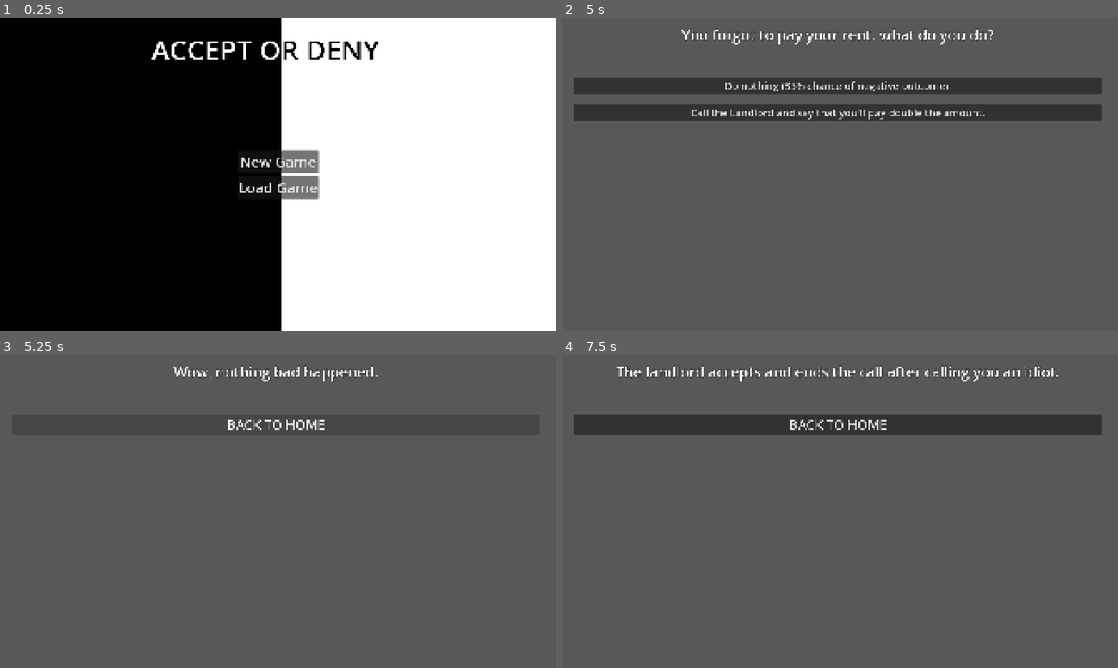
Above: before the commit, frames 1-4 (two rows, left to right).
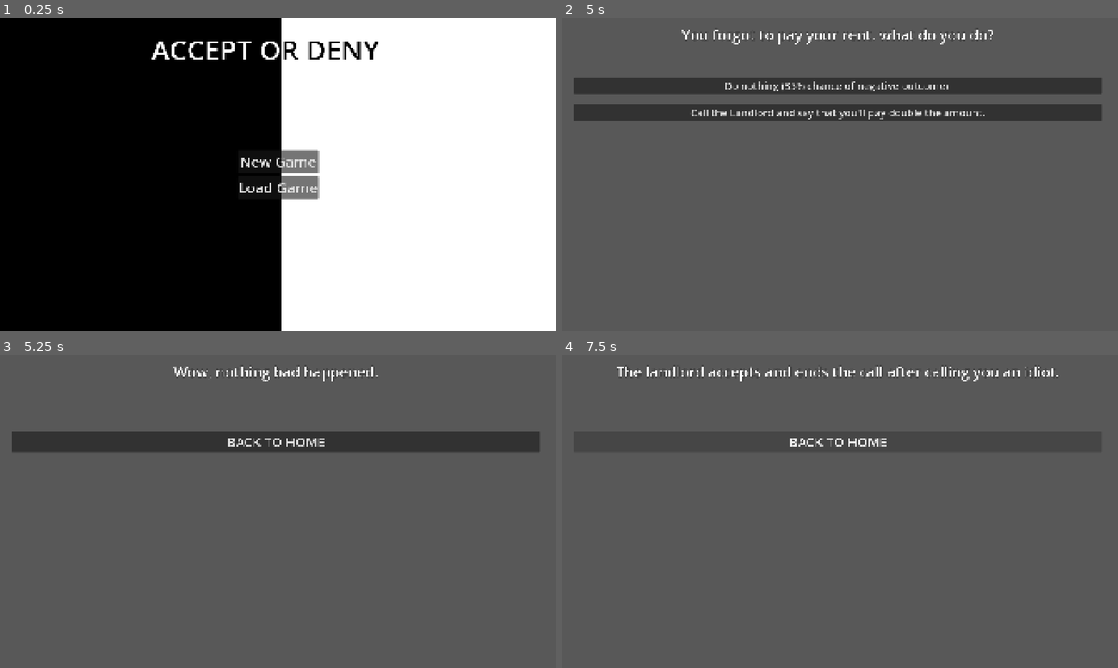
Above: after the commit, the same moments.

Repository: HiImTonyy/acceptordeny
Game: Godot game, scene res://scenes/main_menu.tscn
The game is run twice, just before and just after one commit, with the same random seed, the same clock (stepped at 60 frames per second) and the same inputs.
Inputs (mouse positions are in pixels of both pictures, inside the frame that each line leads up to):
- Up to frame 1 (0.25 s): no input
- Up to frame 2 (5 s): click "New Game" at 0.5 s; click (845, 149) at 1.27 s; type "Alex" at 1.35 s; click (845, 171) at 1.5 s; type "Alex" at 1.58 s; click "Start Game" at 2 s; click "GO TO WORK" at 2.75 s; click "GO TO WORK" at 3.5 s; click "GO TO SLEEP" at 4.25 s
- Up to frame 3 (5.25 s): click "Do nothing (35% chance of neg…" at 5 s
- Up to frame 4 (7.5 s): click "BACK TO HOME" at 5.75 s; click "GO TO SLEEP" at 6.5 s; click "Call the Landlord and say tha…" at 7.25 s

Frames 1-2 are identical in both runs. In frame 3, 5.3% of the frame differs, in the area x 2-97%, y 20-31%; in frame 4, 5.2%.

Commit message:
Multiple outcomes in events now implemented.

Diff:
--- a/scenes/home.tscn
+++ b/scenes/home.tscn
@@ -581,6 +581,7 @@
 autowrap_mode = 1
 
 [node name="ButtonEventChoice2" type="Button" parent="EventUI/VBoxContainer"]
+visible = false
 layout_mode = 2
 theme_override_constants/outline_size = 2
 theme_override_font_sizes/font_size = 35
@@ -596,7 +597,6 @@
 layout_mode = 2
 
 [node name="LabelEventChoice2OutcomeText" type="Label" parent="EventUI/VBoxContainer"]
-visible = false
 layout_mode = 2
 
 [node name="ButtonEnd" type="Button" parent="EventUI/VBoxContainer"]
--- a/scripts/event.gd
+++ b/scripts/event.gd
@@ -10,12 +10,14 @@
 var chose_choice_1 : bool
 var chose_choice_2 : bool
 var choice_1_outcome_text : String
-var choice_1_negative_outcome_text : String
+var choice_1_alt_outcome_text : String
 var choice_2_outcome_text : String
+var choice_1_alt_outcome : bool
+var choice_2_alt_outcome : bool
 
-var did_not_pay_rent_negative_chance : int = 35
 var sleep_event_chance : int = 20
 var end_workday_event_chance : int = 30
+var did_not_pay_rent_negative_chance : int = 35
 
 var unique_events = [
 	{
@@ -26,7 +28,7 @@
 		"chose_choice_1": false,
 		"chose_choice_2": false,
 		"choice_1_outcome_text": "Wow, nothing bad happened.",
-		"choice_1_negative_outcome_text": "The Landlord slammed in your door and knocked you unconcious with a baseball bat. you woke up and found that he stole 30% of your money",
+		"choice_1_alt_outcome_text": "The Landlord slammed in your door and knocked you unconcious with a baseball bat. you woke up and found that he stole 30% of your money",
 		"choice_2_outcome_text": "The landlord accepts and ends the call after calling you an idiot."
 	}
 ]
@@ -70,16 +72,28 @@
 	chose_choice_1 = event_selected["chose_choice_1"]
 	chose_choice_2 = event_selected["chose_choice_2"]
 	choice_1_outcome_text = event_selected["choice_1_outcome_text"]
-	choice_1_negative_outcome_text = event_selected["choice_1_negative_outcome_text"]
+	choice_1_alt_outcome_text = event_selected["choice_1_alt_outcome_text"]
 	choice_2_outcome_text = event_selected["choice_2_outcome_text"]
+	print(choice_2_outcome_text)
 
 	event_has_started.emit()
 
 
 func event_outcomes():
+	var roll = randi_range(1, 100)
+	print(roll)
+
 	match event_selected["event_name"]:
 		"did_not_pay_rent":
-			if chose_choice_1 == true:
+			if roll <= did_not_pay_rent_negative_chance:
+				choice_1_alt_outcome = true
+			elif chose_choice_1 == true:
 				print("CHOICE 1!")
 			else:
 				print("CHOICE 2!")
+
+func reset_event_booleans():
+	chose_choice_1 = false
+	chose_choice_2 = false
+	choice_1_alt_outcome = false
+	choice_2_alt_outcome = false
--- a/scripts/home.gd
+++ b/scripts/home.gd
@@ -1,5 +1,4 @@
 extends Node2D
-signal made_event_choice
 
 # TOP UI
 @export var label_player_name : Label
@@ -157,9 +156,11 @@
 	button_choice_2.hide()
 	button_finish_event.show()
 
-	if event.chose_choice_1 == true:
+	if event.chose_choice_1 == true and event.choice_1_alt_outcome == true:
+		label_main_event_text.text = event.choice_1_alt_outcome_text
+	elif event.chose_choice_1 == true:
 		label_main_event_text.text = event.choice_1_outcome_text
-	else:
+	elif event.chose_choice_2 == true:
 		label_main_event_text.text = event.choice_2_outcome_text
 
 
@@ -167,3 +168,4 @@
 	$EventUI.hide()
 	button_finish_event.hide()
 	$MainUI.show()
+	event.reset_event_booleans()
